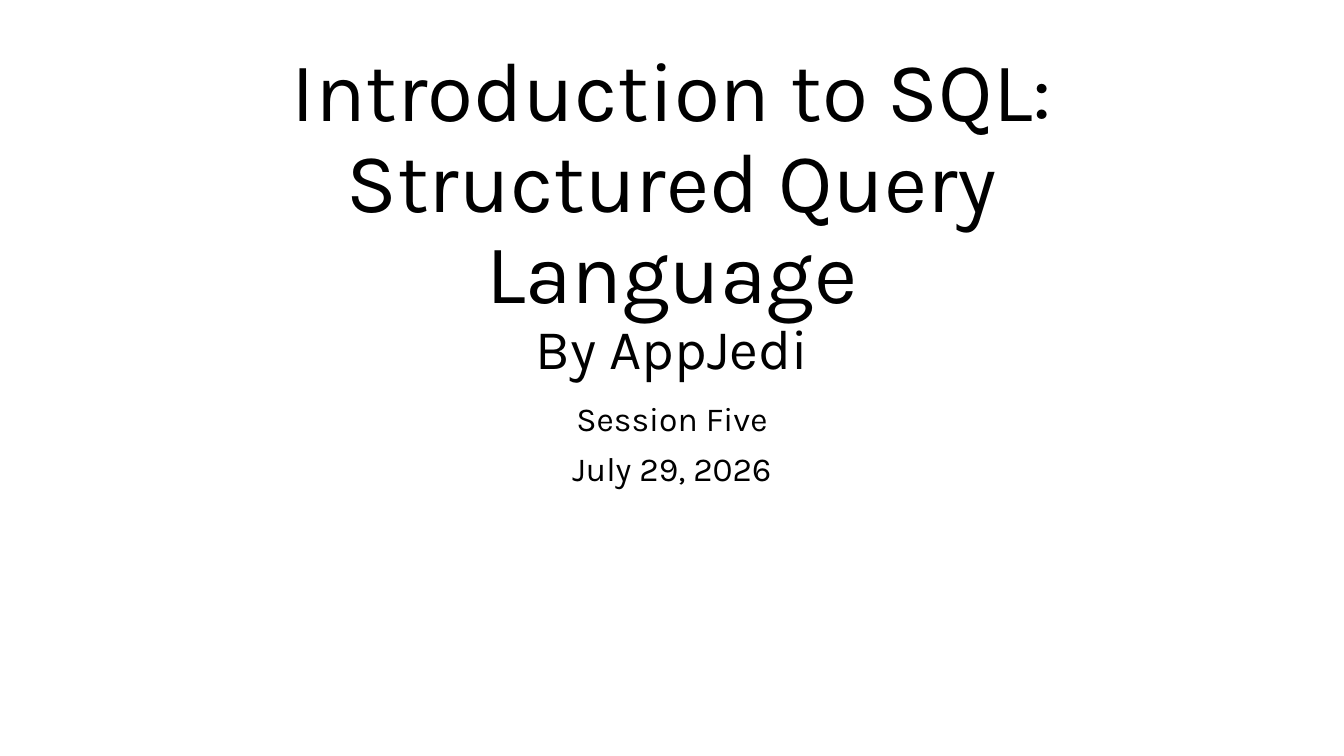
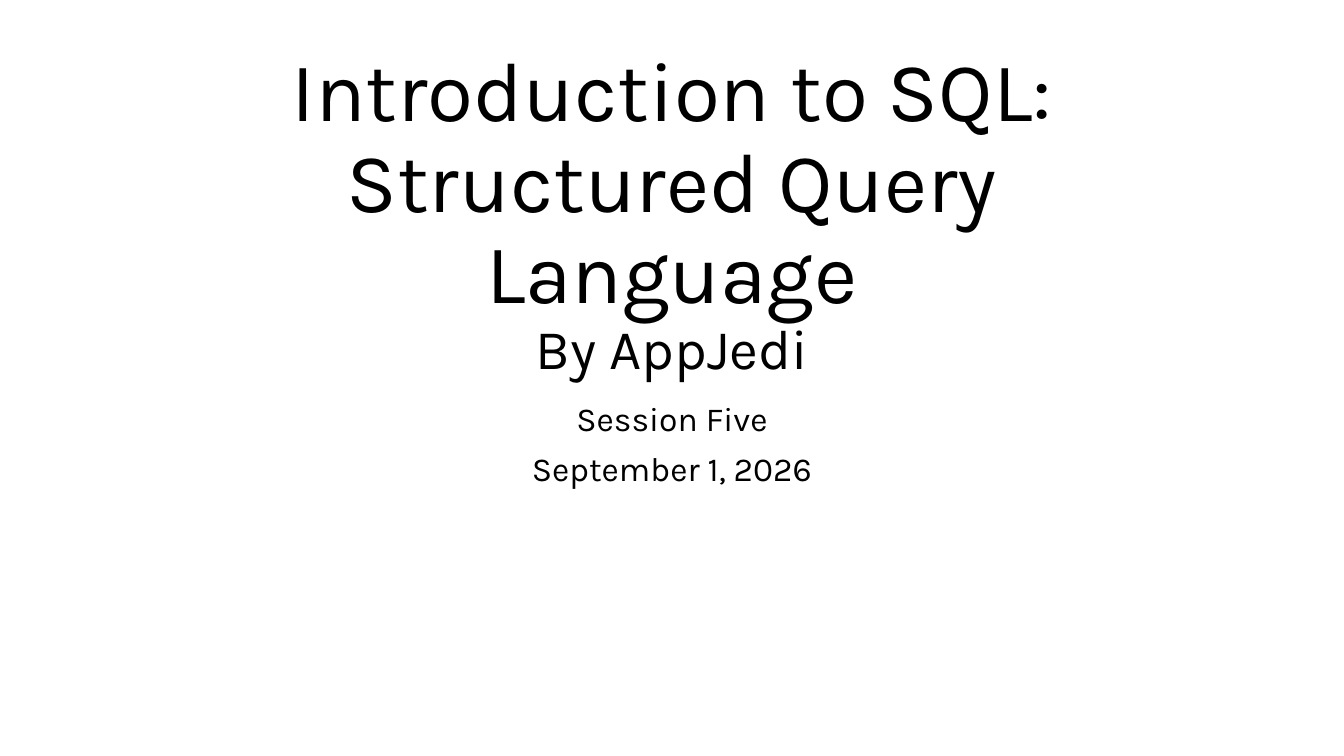
Before and after one commit to appjedi/youtube, a slide deck: slide 1 of SQL/Intro To SQL Day 5.pptx. Drawn at 1344x756 pixels with LibreOffice and Linux fonts; fonts in the diff are those of the drawing. Boxes give left, top, right and bottom in pixels: in the first picture for what was removed or moved away, otherwise in the second. Text is boxed around its words. In the diff, an @@ line names an element or a change of style, - is before the commit and + after.

```diff
--- a/SQL/Intro To SQL Day 5.pptx
+++ b/SQL/Intro To SQL Day 5.pptx
@@ subtitle at [532,458,812,489]: text changed @@
-July 29, 2026
+September 1, 2026
```
Also in this commit, not shown: 1 other slide changed, 3 other files.
